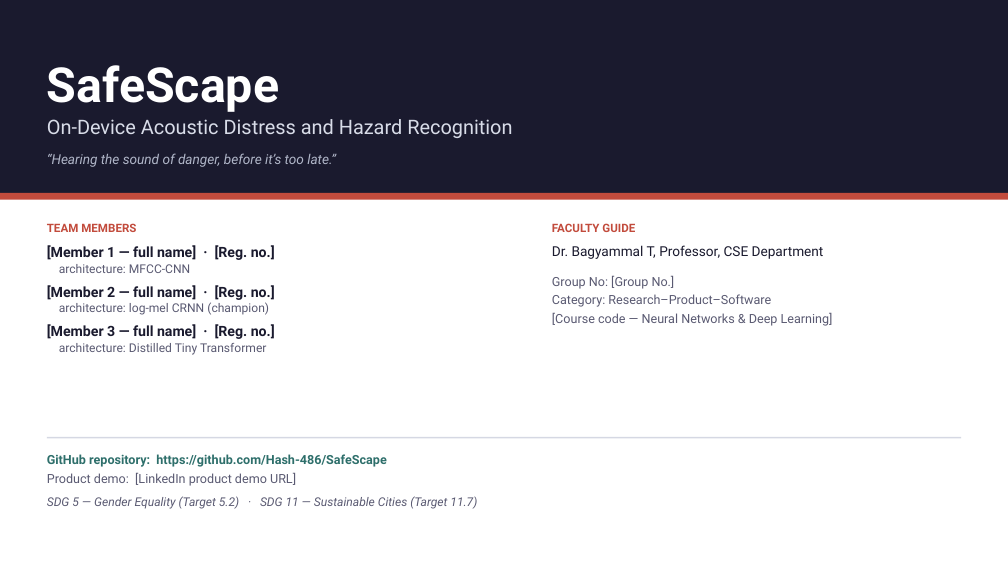
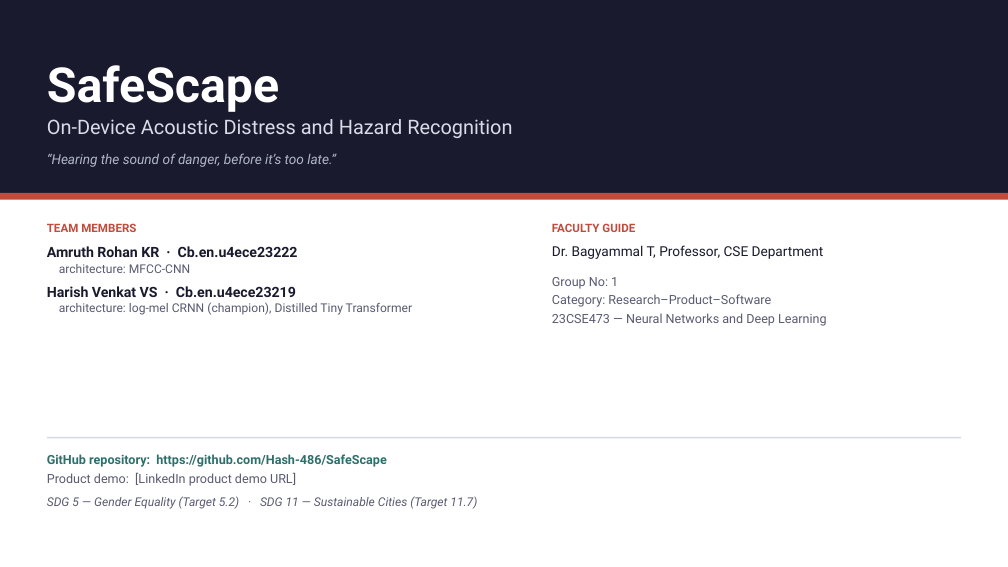
Before and after one commit to Hash-486/SafeScape, a slide deck: slide 1 of docs/SafeScape_Review_Presentation.pptx. Drawn at 1008x567 pixels with LibreOffice and Linux fonts; fonts in the diff are those of the drawing. Boxes give left, top, right and bottom in pixels: in the first picture for what was removed or moved away, otherwise in the second. Text is boxed around its words. In the diff, an @@ line names an element or a change of style, - is before the commit and + after.

Commit message:
Fill team details in review deck; fix serving smoke test
Presentation:
- Fill TEAM (Amruth Rohan KR, Harish Venkat VS), GROUP_NO and COURSE.
- Decouple the literature slides from len(TEAM). They were generated by
  zip(TEAM, [3 architecture keys]), so dropping to a two-person team would
  have silently discarded the Distilled Tiny Transformer slide -- zip
  truncates to the shorter sequence and raises nothing. Slides are now keyed
  by architecture via LIT_OWNER, so one member can own two models.
- Rebuild the deck: 18 slides, title and literature slides visually verified.
  DEMO_URL is still a placeholder pending the LinkedIn demo link.

server/test_client.py -- three separate defects, all of which made a healthy
model look broken:
- Pointed at port 8000 while the server runs on 8124 (the ConnectionRefused).
- Read data/processed/windows_manifest.csv directly instead of resolving
  through utils/paths.py, so a v2 model was scored against the v1 test split
  -- clips that are v2 *training* data. Now honours SAFESCAPE_PROC_DIR.
- Posted files from window_path, which 03_preprocess_audio.py had already
  denoised before writing, making the server's own denoise() a second pass.
  Measured cost of that double-denoise is ~4.4 points of accuracy. Windows are
  now cut from the raw source so denoise runs exactly once.
- Also samples 20 windows per class instead of 1; a single draw was pure noise.

Verified the shipped bundle along the way: the quantized export scores 0.8991
against 0.8984 for the FP32 checkpoint (delta +0.0006 accuracy, -0.0011
macro-F1) on the full 3220-window v2 test split, and the live server path
reproduces it at 0.886 (n=500, natural prior). The deck's 89.8% is sound.

```diff
--- a/docs/SafeScape_Review_Presentation.pptx
+++ b/docs/SafeScape_Review_Presentation.pptx
@@ text at box(47, 246, 298, 257): text changed @@
-[Member 1 — full name] · [Reg. no.]
+Amruth Rohan KR · Cb.en.u4ece23222
@@ text at box(47, 286, 412, 315): text changed @@
-[Member 2 — full name] · [Reg. no.]
-architecture: log-mel CRNN (champion)
-[Member 3 — full name] · [Reg. no.]
-architecture: Distilled Tiny Transformer
+Harish Venkat VS · Cb.en.u4ece23219
+architecture: log-mel CRNN (champion), Distilled Tiny Transformer
@@ text at box(552, 277, 618, 289): text changed @@
-Group No: [Group No.]
+Group No: 1
@@ text at box(552, 313, 827, 326): text changed @@
-[Course code — Neural Networks & Deep Learning]
+23CSE473 — Neural Networks and Deep Learning
```
Also in this commit, not shown: 3 other slides changed, 2 other files.
